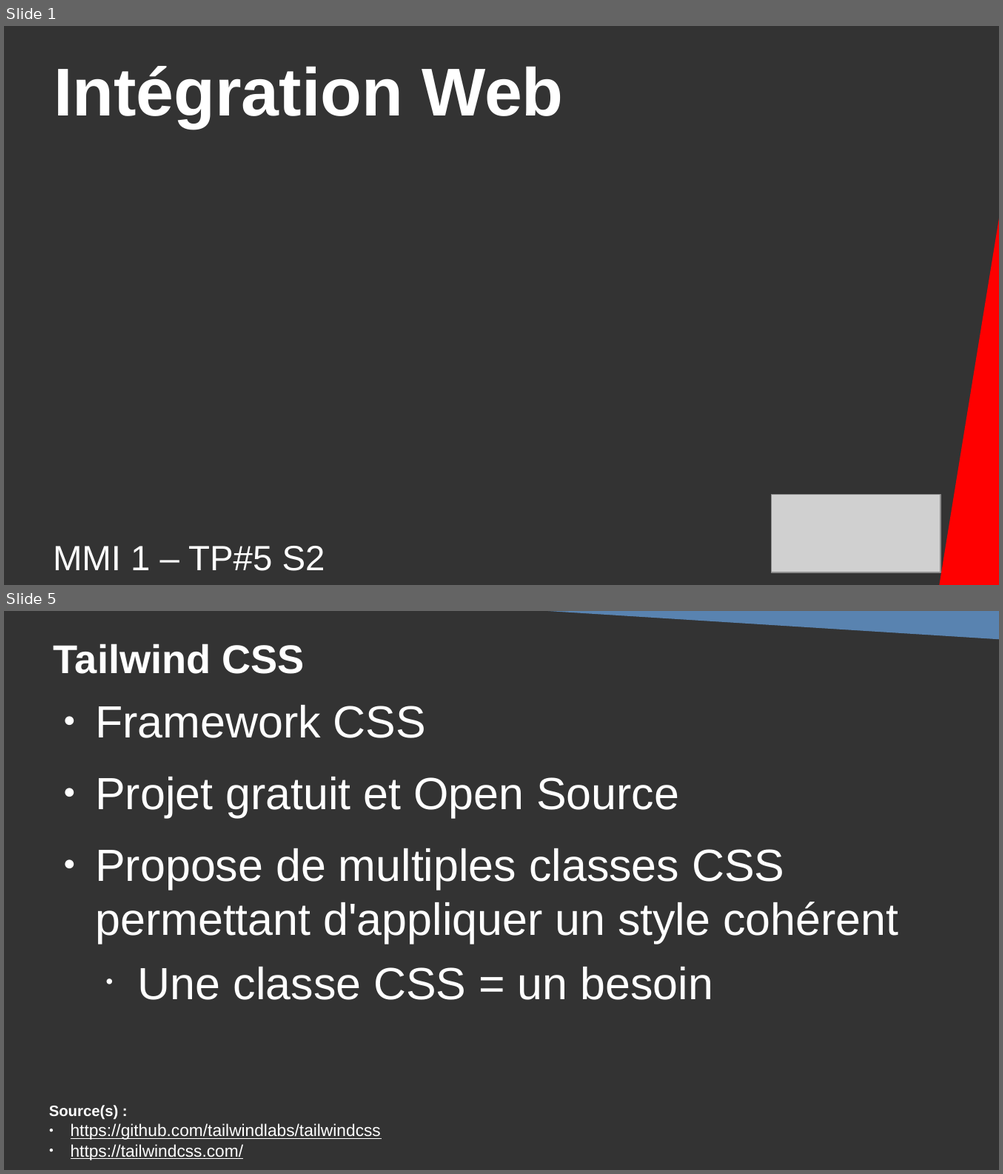
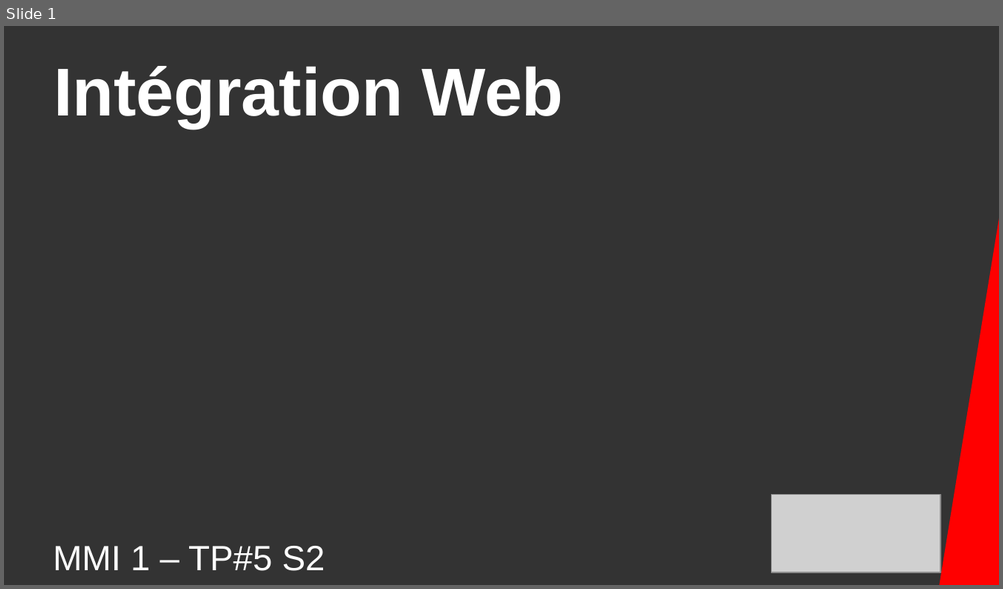
Before and after one commit to DanYellow/cours, a slide deck: integration-web-s2/travaux-pratiques/numero-5/presentation.odp. Shown one above the other, each under a label of ours: slides 1 and 5 before the commit, slide 1 after it; the slides between them are not shown. The pictures are 1003x1174 and 1003x589 pixels, drawn with LibreOffice and Linux fonts; fonts in the diff are those of the drawing; grey boxes stand for pictures. Boxes give left, top, right and bottom in pixels: in the first picture for what was removed or moved away, otherwise in the second. Text is boxed around its words. In the diff, an @@ line names an element or a change of style, - is before the commit and + after.

```diff
--- a/integration-web-s2/travaux-pratiques/numero-5/presentation.odp
+++ b/integration-web-s2/travaux-pratiques/numero-5/presentation.odp
@@ slide 5 removed at <box>4,611,999,1170</box>, background #333333 @@
@@ right triangle removed at <box>485,611,999,640</box> @@
@@ title removed at <box>54,644,304,674</box> @@
-Tailwind CSS
@@ text removed at <box>95,705,898,1000</box> @@
-● Framework CSS
-● Projet gratuit et Open Source
-● Propose de multiples classes CSS permettant d'appliquer un style cohérent
-  • Une classe CSS = un besoin
@@ text removed at <box>49,1105,381,1160</box> @@
-Source(s) :
-● https://github.com/tailwindlabs/tailwindcss
-● https://tailwindcss.com/
```
Also in this commit, not shown: 1 slide changed, 67 slides added, 29 other slides removed, 18 other files.
